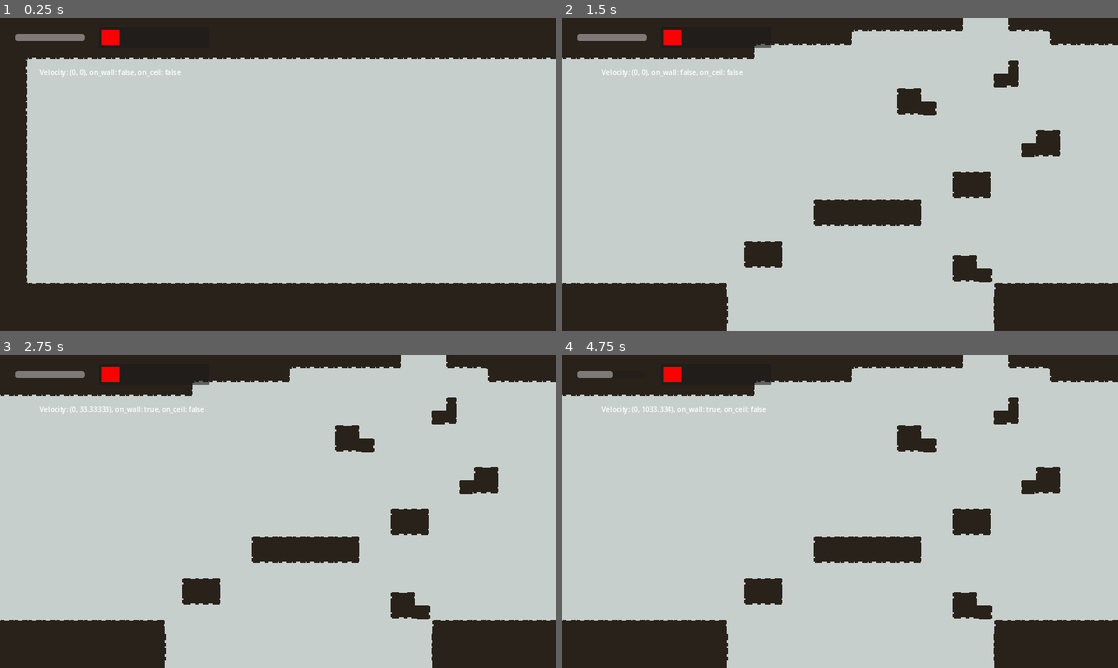
Above: before the commit, frames 1-4 (two rows, left to right).
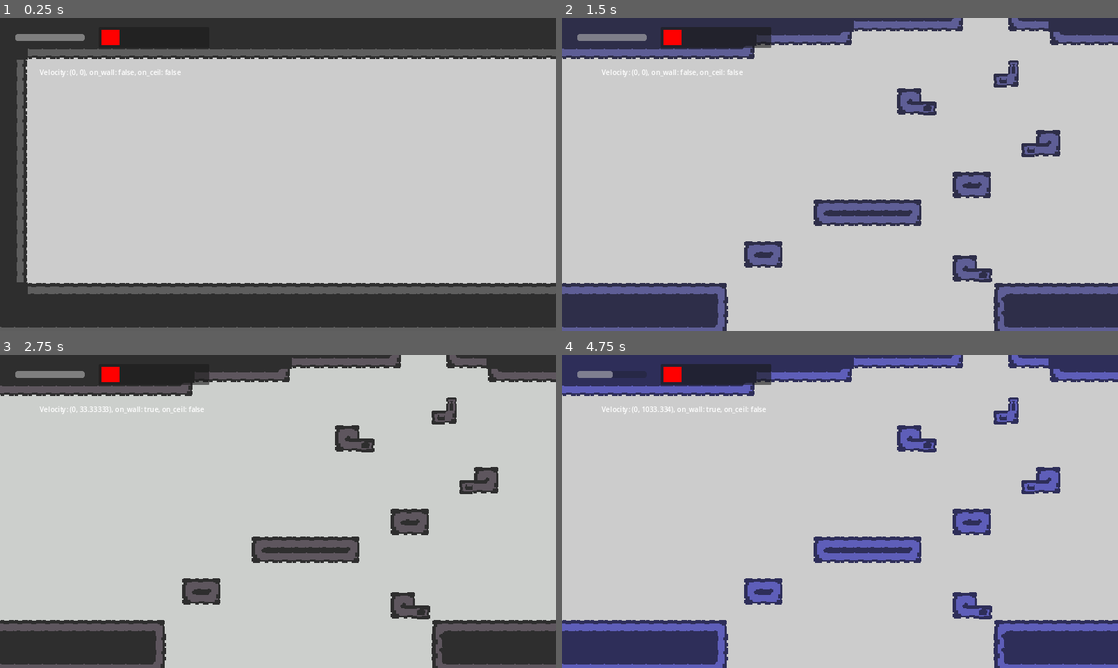
Above: after the commit, the same moments.

Repository: mnikn/Colorless-World
Game: Godot game, scene res://src/levels/level-manager.tscn
Same seed, same stepped clock (60 frames per second), same inputs: the game is played once before the commit and once after it.
Inputs:
- Up to frame 1 (0.25 s): no input
- Up to frame 2 (1.5 s): tap Enter at 0.5 s; hold Right (player_right) 0.53-1.28 s; hold K (player_dash) 0.53-1.28 s; tap Space (player_jump) at 0.77 s; hold Down (player_down) from 1.28 s (still down); tap 3 (player_select_blue) at 1.35 s
- Up to frame 3 (2.75 s): tap Space (player_jump) at 1.52 s; release Down (player_down) at 2.03 s; hold Right (player_right) from 2.03 s (still down); tap 2 (player_select_green) at 2.1 s
- Up to frame 4 (4.75 s): tap Space (player_jump) at 2.75, 3.02, 3.77, 4.25, 4.52 s; release Right (player_right) at 2.78 s; hold Up (player_up) 2.78-3.53 s; tap 1 (player_select_red) at 2.85 s; tap Enter at 3.5 s; hold K (player_dash) 3.53-4.28 s; hold Left (player_left) from 3.53 s (still down); tap 3 (player_select_blue) at 4.35 s

The runs differ from the first frame. In frame 1, 6.2% of the frame differs, in the area x 0-100%, y 9-100%; in frame 2, 19%; in frame 3, 6.1%; in frame 4, 20%, in the area x 0-100%, y 0-100%.
Error in both runs: Cannot call method 'get_size' on a null value. (res://src/components/aseprite_animation_sprite.gd:46)

Commit message:
feat: update tile

Diff:
--- a/src/levels/base-level.tscn
+++ b/src/levels/base-level.tscn
@@ -11,6 +11,7 @@
 
 [node name="BaseLevel" type="Node2D"]
 material = SubResource("ShaderMaterial_fddps")
+use_parent_material = true
 script = ExtResource("2_6pr0g")
 
 [node name="Bg" type="TextureRect" parent="."]
@@ -22,6 +23,7 @@
 metadata/_edit_lock_ = true
 
 [node name="Map" type="TileMap" parent="."]
+use_parent_material = true
 scale = Vector2(2, 2)
 tile_set = ExtResource("4_4ot0g")
 format = 2
--- a/src/levels/level-1.tscn
+++ b/src/levels/level-1.tscn
@@ -4,6 +4,7 @@
 [ext_resource type="PackedScene" uid="uid://43akdcvpttks" path="res://src/levels/components/exit.tscn" id="2_dq84v"]
 
 [node name="Level1" instance=ExtResource("1_ki06v")]
+use_parent_material = true
 
 [node name="Map" parent="." index="1"]
 layer_0/tile_data = PackedInt32Array(40, 131072, 2, 39, 131072, 2, 38, 131072, 2, 37, 131072, 2, 36, 131072, 2, 35, 131 …(7298 unchanged characters)…
Binary file changed: assets/tile.ase
Binary file changed: assets/tile.png
